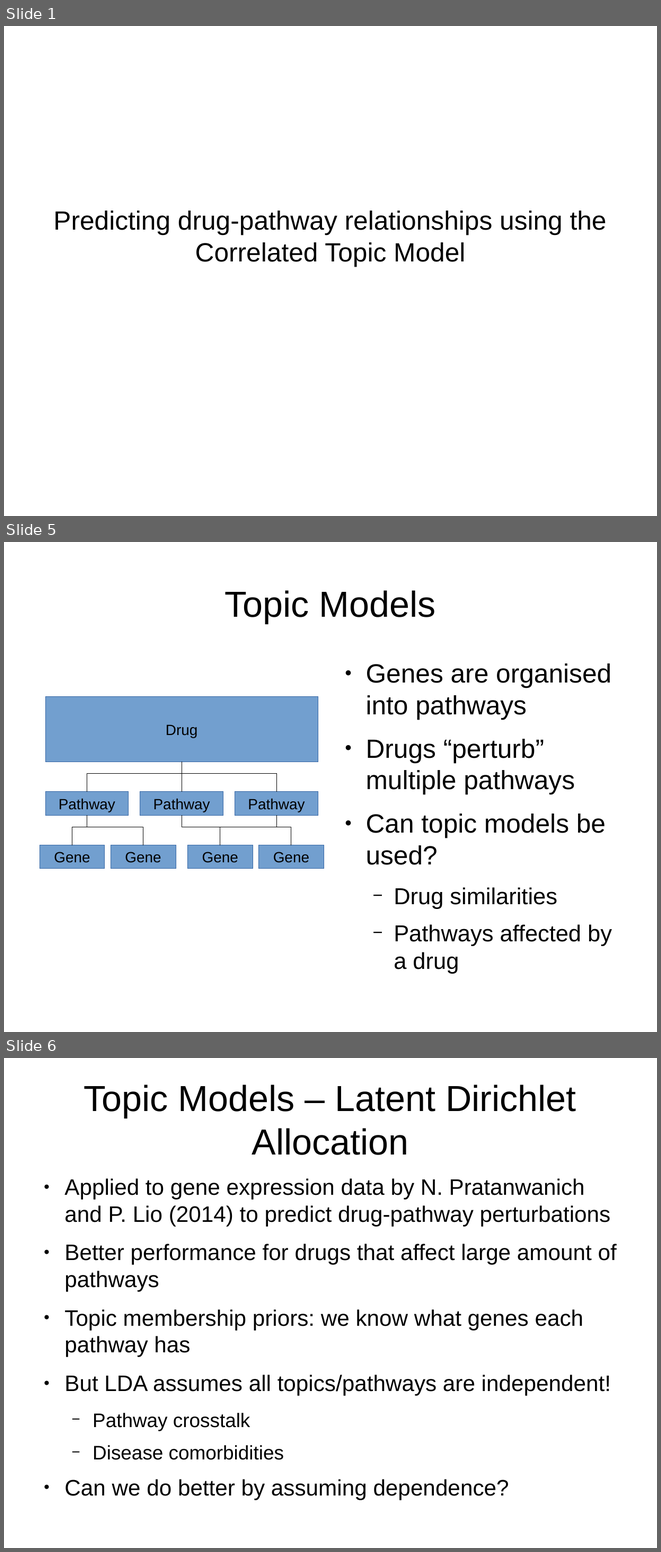
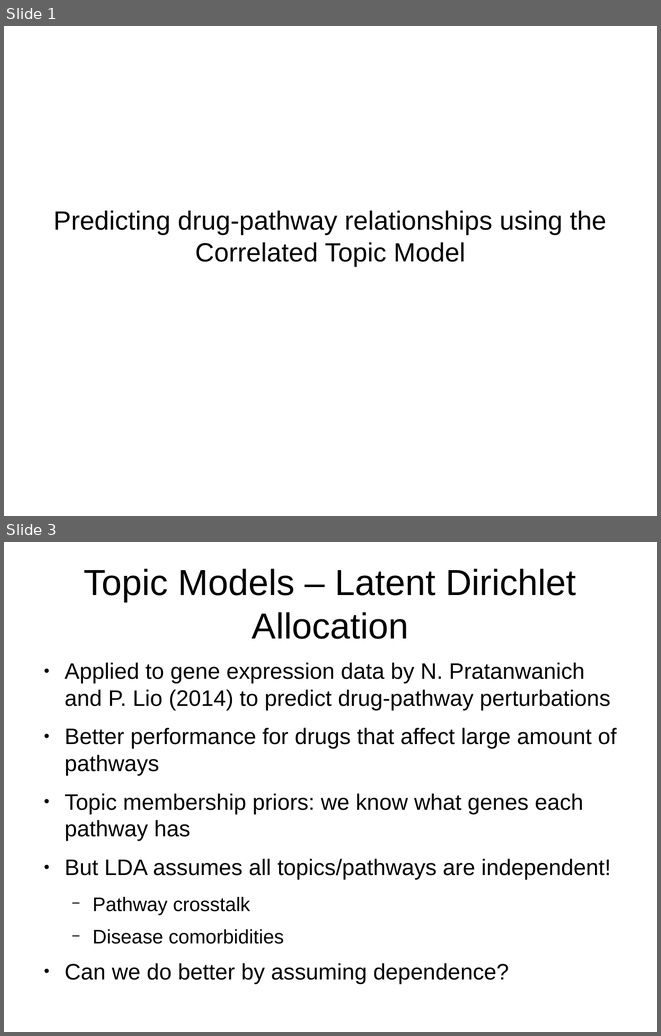
Before and after one commit to mildbyte/part2-dissertation, a slide deck: other/progress-report-presentation.odp. Shown one above the other, each under a label of ours: slides 1, 5 and 6 before the commit, slides 1 and 3 after it; the slides between them are not shown. The pictures are 661x1552 and 661x1036 pixels, drawn with LibreOffice and Linux fonts; fonts in the diff are those of the drawing. Boxes give left, top, right and bottom in pixels: in the first picture for what was removed or moved away, otherwise in the second. Text is boxed around its words. In the diff, an @@ line names an element or a change of style, - is before the commit and + after.

```diff
--- a/other/progress-report-presentation.odp
+++ b/other/progress-report-presentation.odp
@@ slide 5 removed at (4,542,657,1032), background #FFFFFF @@
@@ title removed at (224,590,436,623) @@
-Topic Models
@@ text removed at (366,663,612,946) @@
-● Genes are organised into pathways
-● Drugs “perturb” multiple pathways
-● Can topic models be used?
-  − Drug similarities
-  − Pathways affected by a drug
@@ rectangle removed at (45,697,318,762) @@
-Drug
@@ elbow line removed from (182, 762) to (87, 792) @@
@@ elbow line removed from (182, 792) to (182, 762) @@
@@ elbow line removed from (182, 762) to (276, 792) @@
@@ rectangle removed at (45,792,129,815) @@
-Pathway
@@ rectangle removed at (140,792,223,815) @@
-Pathway
@@ rectangle removed at (235,792,318,815) @@
-Pathway
@@ elbow line removed from (87, 815) to (72, 845) @@
@@ elbow line removed from (87, 815) to (143, 845) @@
@@ elbow line removed from (182, 815) to (220, 845) @@
@@ elbow line removed from (276, 815) to (220, 845) @@
@@ elbow line removed from (276, 815) to (291, 845) @@
@@ rectangle removed at (40,845,105,868) @@
-Gene
@@ rectangle removed at (111,845,176,868) @@
-Gene
@@ rectangle removed at (188,845,253,868) @@
-Gene
@@ rectangle removed at (259,845,324,868) @@
-Gene
@@ what was slide 6 is now slide 3 @@
```
Also in this commit, not shown: 1 slide changed, 3 other slides removed.
